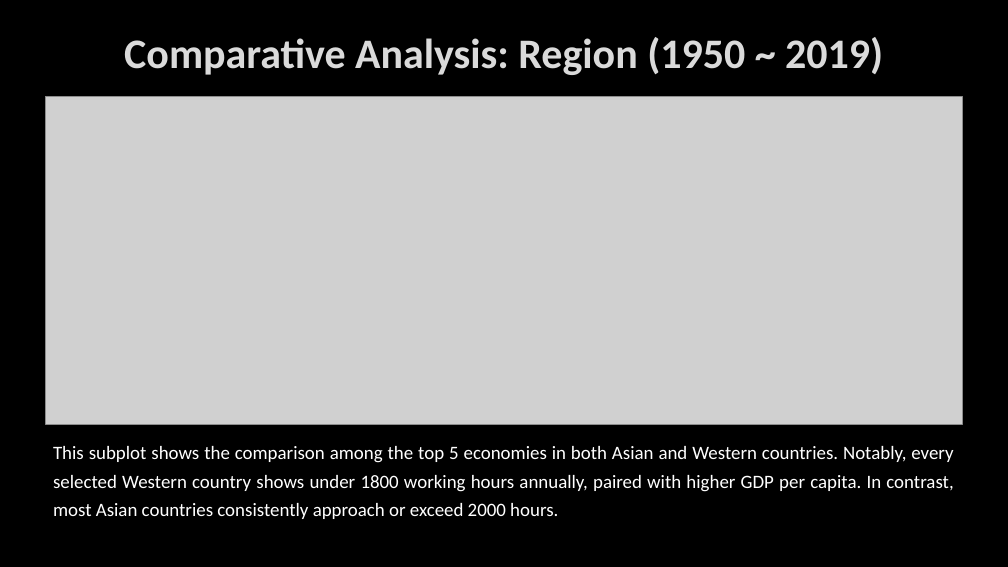
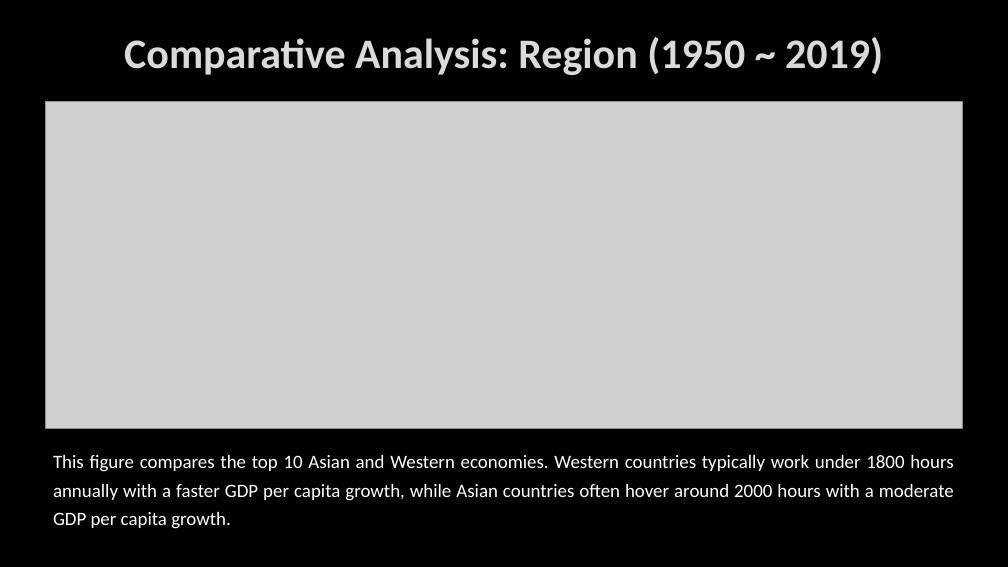
Before and after one commit to VUDataSci/data-presentation-kuangxh9, a slide deck: slide 9 of EDA_presentation.pptx (slide 8 before the commit). Drawn at 1008x567 pixels with LibreOffice and Linux fonts; fonts in the diff are those of the drawing; grey boxes stand for pictures; background and template pictures are left out. Boxes give left, top, right and bottom in pixels: in the first picture for what was removed or moved away, otherwise in the second. Text is boxed around its words. In the diff, an @@ line names an element or a change of style, - is before the commit and + after.

```diff
--- a/EDA_presentation.pptx
+++ b/EDA_presentation.pptx
@@ picture: place and size @@
-picture at <box>45,97,963,424</box>
+picture at <box>45,101,963,429</box>
@@ text at <box>53,455,954,529</box>: text changed @@
-This subplot shows the comparison among the top 5 economies in both Asian and Western countries. Notably, every selected Western country shows under 1800 working hours annually, paired with higher GDP per capita. In contrast, most Asian countries consistently approach or exceed 2000 hours.
+This figure compares the top 10 Asian and Western economies. Western countries typically work under 1800 hours annually with a faster GDP per capita growth, while Asian countries often hover around 2000 hours with a moderate GDP per capita growth.
```
Also in this commit, not shown: 4 other slides changed, 2 slides added, 6 other files.
